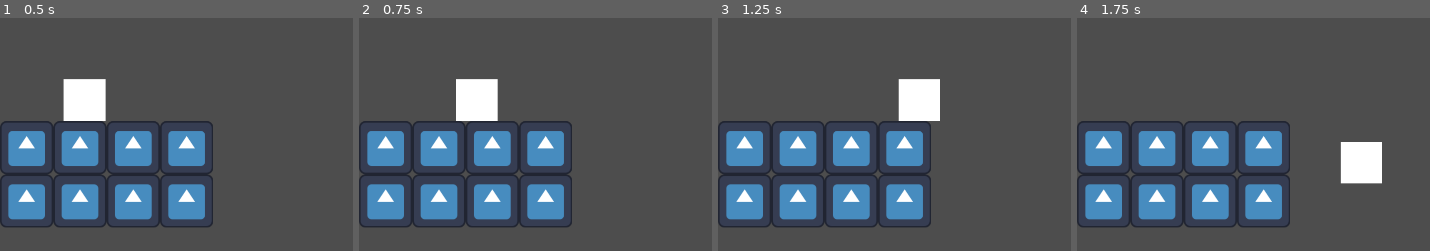
Above: before the commit, frames 1-4 (left to right).
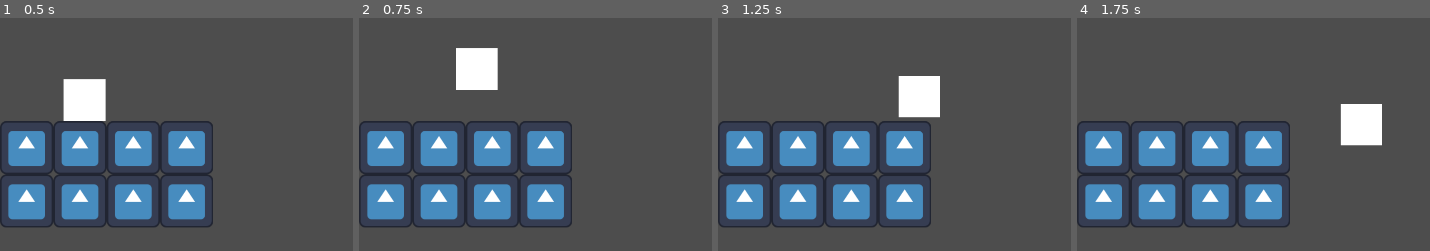
Above: after the commit, the same moments.

Repository: LitheFulminare/Operation-Venulysian
Game: Godot game, scene res://Game scenes/Prototyping.tscn
Same seed, same stepped clock (60 frames per second), same inputs: the game is played once before the commit and once after it. The engine's default icon, where the game draws it, is replaced by a stand-in: a white triangle on a blue panel in a dark square.
Inputs:
- Up to frame 1 (0.5 s): no input
- Up to frame 2 (0.75 s): hold D (Right) from 0.53 s (still down); hold W (Up) from 0.53 s (still down)
- Up to frame 3 (1.25 s): keep holding D (Right); keep holding W (Up)
- Up to frame 4 (1.75 s): keep holding D (Right); release W (Up) at 1.28 s; tap W (Up) at 1.35, 1.52 s

Frame 1 is identical in both runs. In frame 2, 3.2% of the frame differs, in the area x 27-40%, y 12-45%; in frame 3, 0.4%; in frame 4, 3.9%, in the area x 74-87%, y 36-72%.

Commit message:
jump implementation, not completely done

Diff:
--- a/Operation Venulysian/Components/Entity/movement_component.gd
+++ b/Operation Venulysian/Components/Entity/movement_component.gd
@@ -16,6 +16,9 @@
 	if Input.is_action_pressed("Right"):
 		direction.x = 1
 
+	if Input.is_action_pressed("Up"):
+		jump()
+
 	character_body.velocity = direction * speed
 
 	#region movement alternative
@@ -31,7 +34,19 @@
 
 	#endregion
 
-	if !is_jumping:
+	if is_jumping:
+		character_body.velocity.y -= 10000
+
+	if !character_body.is_on_floor():
 		character_body.velocity.y += 500
+	else:
+		is_jumping = false
 
 	character_body.move_and_slide()
+
+func jump() -> void:
+	if character_body.is_on_floor():
+		is_jumping = true
+		#character_body.velocity.y -= 5000 # jump force
+		#
+		#character_body.move_and_slide()
